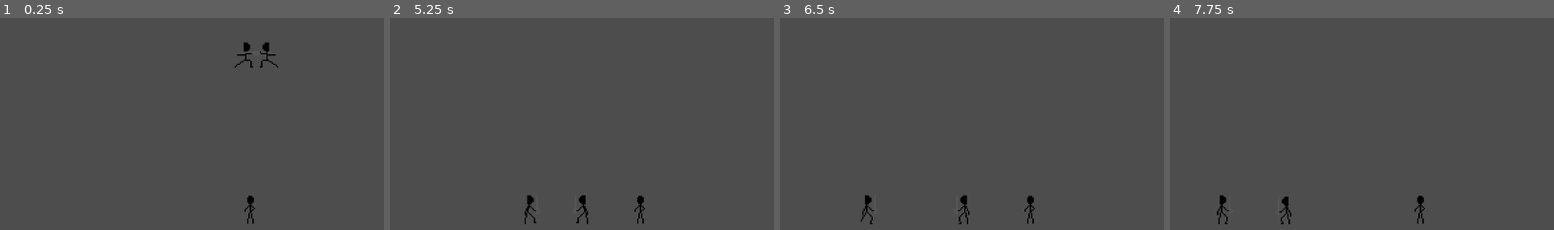
Above: before the commit, frames 1-4 (left to right).
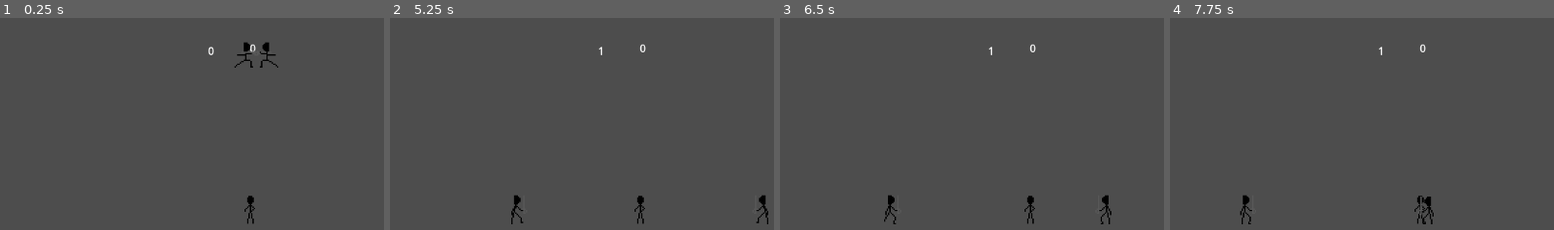
Above: after the commit, the same moments.

Repository: erikdervik/eisen-und-ehre
Game: Godot game, scene res://game.tscn
Two runs of this game, one before a commit and one after it. Both use one fixed random seed, a clock stepped at 60 frames per second and the inputs below. The engine's default icon, where the game draws it, is replaced by a stand-in: a white triangle on a blue panel in a dark square.
Inputs:
- Up to frame 1 (0.25 s): no input
- Up to frame 2 (5.25 s): hold Left (p2_left) 0.53-1.28 s; hold D (p1_right) 0.53-2.03 s; tap Enter at 1.25 s; tap Right (p2_right) at 1.35, 2.85, 4.35 s; hold A (p1_left) 2.03-2.78 s; hold Left (p2_left) 2.03-2.78 s; hold D (p1_right) 2.78-4.28 s; tap Space at 3.5 s; hold Left (p2_left) 3.53-4.28 s; hold A (p1_left) 4.28-5.03 s; hold D (p1_right) from 5.03 s (still down); hold Left (p2_left) from 5.03 s (still down)
- Up to frame 3 (6.5 s): release D (p1_right) at 5.78 s; release Left (p2_left) at 5.78 s; hold A (p1_left) from 5.78 s (still down); tap Right (p2_right) at 5.85 s
- Up to frame 4 (7.75 s): hold Left (p2_left) 6.53-7.28 s; release A (p1_left) at 7.28 s; hold D (p1_right) from 7.28 s (still down); tap Right (p2_right) at 7.35 s

The runs differ from the first frame. In frame 1, less than 0.1% of the frame differs, in the area x 54-67%, y 12-18%; in frame 2, 0.7%; in frame 3, 0.7%; in frame 4, 0.7%, in the area x 12-69%, y 12-98%.

Commit message:
Angriffsrecht gefixt + Scoreboard
peak gaming

Diff:
--- a/fechter.gd
+++ b/fechter.gd
@@ -43,7 +43,6 @@
 func _physics_process(delta: float) -> void:
 	parriesTimer = parriesTimer-delta if parriesTimer > 0.0 else 0.0
 	if parriesTimer > 0 and not self.is_in_group("parries"):
-		print("YÖY")
 		self.get_child(0).add_to_group("parries")
 	else:
 		self.get_child(0).remove_from_group("parries")
@@ -54,7 +53,6 @@
 	if hitTime < 0.0:
 		spawn_hitbox(0,1)
 		hitTime = 0.0
-
 
 	velocity.x = lungeVelocity if lungeVelocity != 0 else velocity.x
 	lungeVelocity = direction * max(0,lungeVelocity - (delta * 9))
@@ -78,7 +76,7 @@
 			velocity.y = JUMP_VELOCITY
 
 		if Input.is_action_just_pressed(player + "_attack") and state in CAN_ATTACK and attackTime < -2:
-
+			hitTime = 0.5
 			if state in CAN_FOWARD_ATTACK:
 				$AnimatedSprite2D.play("hit n walk")
 			elif state in CAN_BACK_ATTACK:
@@ -101,7 +99,9 @@
 		if Input.is_action_just_pressed(player + "_parry") and state in CAN_PARRY and parryTime < -2:
 			state = "PARRY"
 			parryTime = 0.5
+			parriesTimer = 3.0
 			$AnimatedSprite2D.play("idle")
+
 
 
 		if (player == "p1" and Input.is_action_pressed("p1_right") or player == "p2" and Input.is_action_pressed("p2_left")) and state in CAN_FOWARD:
--- a/game.gd
+++ b/game.gd
@@ -9,7 +9,10 @@
 var freeze_priority = false
 var end_timer = 0.0
 var hasHit = {"p1":false,"p2":false}
+var scores = {"p1":0,"p2":0, "simultan" : 0}
 var winner
+var startpos1 = Vector2(-200,300)
+var startpos2 = Vector2(200,300)
 
 func _on_hit(p, parries):
 	if parries == false:
@@ -19,12 +22,15 @@
 			end_timer = 1.0
 	else:
 		print("PARRIED") #PLAY SOUND
-	print(p,parries)
+	print(p,parries, priority)
 
 func eval_winner():
 	if hasHit["p1"] and not hasHit["p2"]:
+		print("ONLY ONE HIT")
 		return "p1"
 	elif hasHit["p2"] and not hasHit["p1"]:
+		print("ONLY ONE HIT")
+#
 		return "p2"
 	elif priority["p1"] > priority["p2"]:
 		return "p1"
@@ -43,19 +49,29 @@
 	p2.action.connect(_player_action)
 
 func modifyScoreboard(win):
+	scores[win] += 1
+	$scoreP1.text = str(scores["p1"])
+	$scoreP2.text = str(scores["p2"])
 	pass
 func reset():
-	pass
+	p1.position = startpos1
+	p2.position = startpos2
+	hasHit = {"p1":false,"p2":false}
+	prioTimeLooser  = {"p1":0,"p2":0}
+	priority = {"p1":1, "p2":1}
+	freeze_priority = false
+	end_timer = 0.0
 
 func _process(delta: float) -> void:
+	print(priority, freeze_priority,prioTimeLooser)
 	end_timer -= delta if end_timer > 0.0 else 0.0
-	#CHANGE TIMESCALE WEN END TIMER > 0 ????
 	if end_timer < 0.0:
 		winner = eval_winner()
 		print(winner)
 		reset()
 		modifyScoreboard(winner)
-		end_timer = 0.0
+
+
 
 	if not freeze_priority:
 		if prioTimeLooser["p1"] < 0:
@@ -85,6 +101,7 @@
 	if action == "forward" and priority[other(p)] <= 0:
 		priority[p] = 1
 	if action == "lunge":
-		prioTimeLooser[p] = 0.5 if prioTimeLooser[p] != 0 else prioTimeLooser[p]
+		print("LUNGEON")
+		prioTimeLooser[p] = 0.5 if prioTimeLooser[p] == 0.0 else prioTimeLooser[p]
 	if action == "attack":
-		prioTimeLooser[p] = 0.5 if prioTimeLooser[p] != 0 else prioTimeLooser[p]
+		prioTimeLooser[p] = 0.5 if prioTimeLooser[p] == 0.0 else prioTimeLooser[p]
--- a/game.tscn
+++ b/game.tscn
@@ -19,3 +19,15 @@
 [node name="AnimatedSprite2D" parent="." instance=ExtResource("2_e2o6t")]
 position = Vector2(0, 233)
 animation = &"Angriffsrecht(links)"
+
+[node name="scoreP1" type="Label" parent="."]
+offset_right = 40.0
+offset_bottom = 23.0
+text = "0"
+
+[node name="scoreP2" type="Label" parent="."]
+offset_left = -63.0
+offset_top = 4.0
+offset_right = -23.0
+offset_bottom = 27.0
+text = "0"
--- /dev/null
+++ b/scores.tscn
@@ -0,0 +1,29 @@
+[gd_scene format=3 uid="uid://bhf0o85aty2gf"]
+
+[node name="Control" type="Control"]
+layout_mode = 3
+anchors_preset = 15
+anchor_right = 1.0
+anchor_bottom = 1.0
+offset_left = 431.0
+offset_top = 272.0
+offset_right = -495.0
+offset_bottom = -255.0
+grow_horizontal = 2
+grow_vertical = 2
+
+[node name="Label" type="Label" parent="."]
+layout_mode = 0
+offset_left = 17.0
+offset_right = 40.0
+offset_bottom = 64.0
+text = "1"
+
+[node name="Label2" type="Label" parent="."]
+layout_mode = 0
+offset_left = 96.0
+offset_top = -6.0
+offset_right = 112.0
+offset_bottom = 90.0
+text = "2
+"
